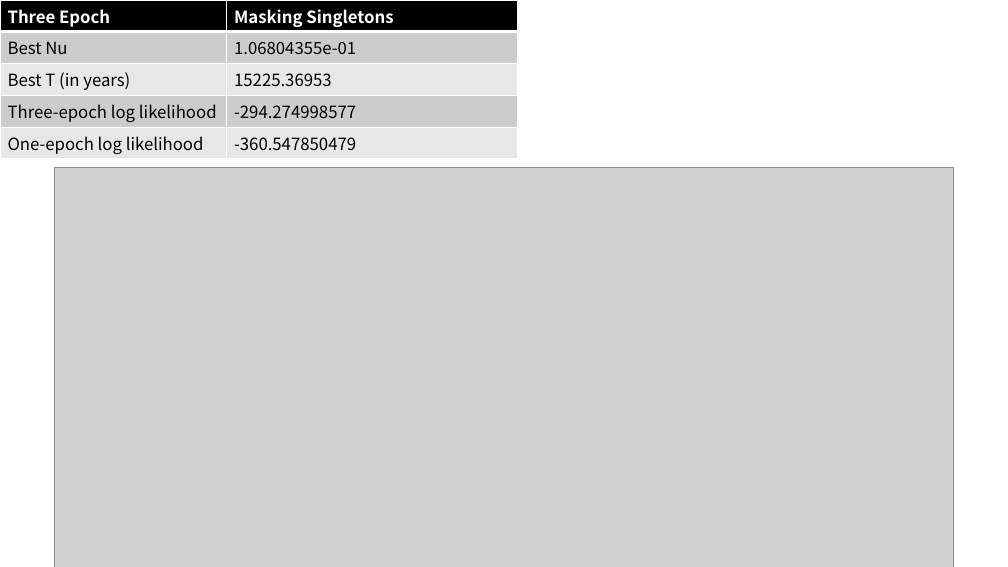
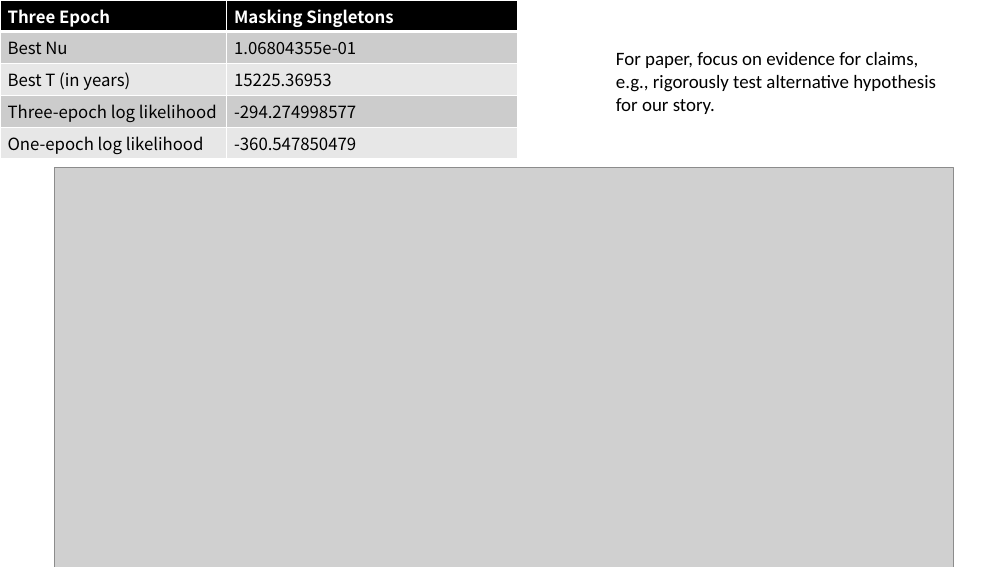
Before and after one commit to jon-mah/demo_for_ccgb, a slide deck: slide 4 of Summary/20220228_microbiome_demographic_slides.pptx. Drawn at 1008x567 pixels with LibreOffice and Linux fonts; fonts in the diff are those of the drawing; grey boxes stand for pictures. Boxes give left, top, right and bottom in pixels: in the first picture for what was removed or moved away, otherwise in the second. Text is boxed around its words. In the diff, an @@ line names an element or a change of style, - is before the commit and + after.

```diff
--- a/Summary/20220228_microbiome_demographic_slides.pptx
+++ b/Summary/20220228_microbiome_demographic_slides.pptx
@@ text added at (616,52,936,114), 18 pt, text #000000 @@
+For paper, focus on evidence for claims, e.g., rigorously test alternative hypothesis
+for our story.
```
Also in this commit, not shown: 3 other slides changed, 22 other files.
